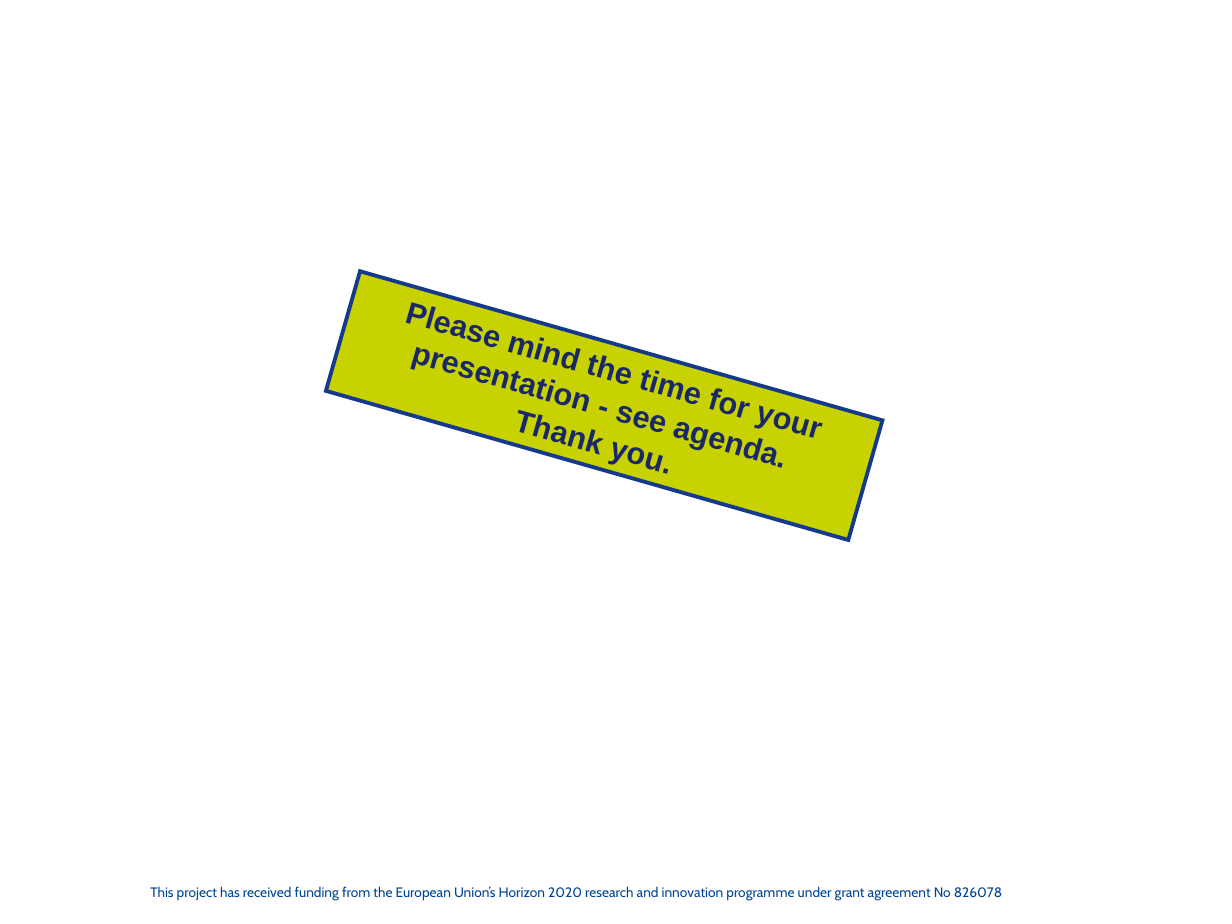
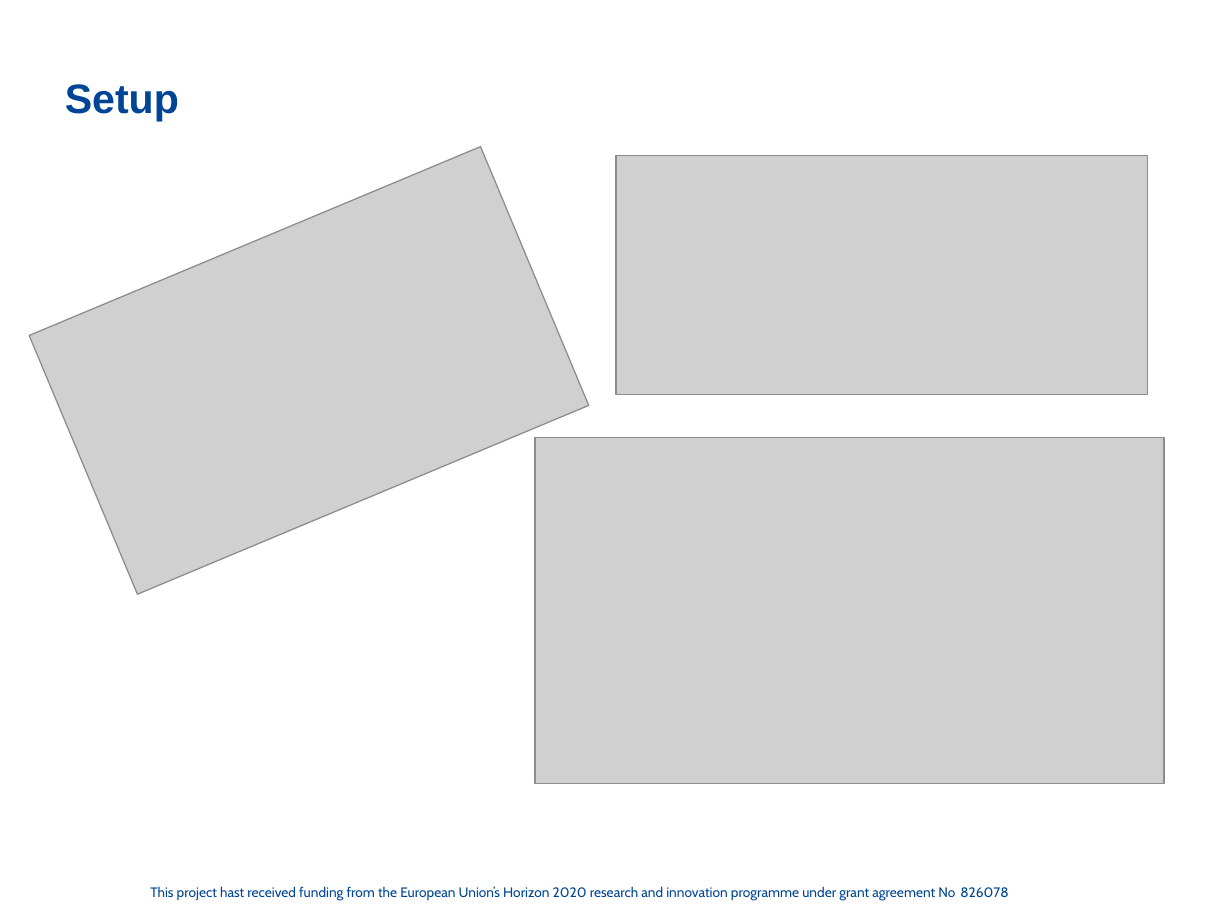
Before and after one commit to cassinius/phd-presentations, a slide deck: slide 11 of 2020/FC_sept_Graphs_LS/FeatureCloud_PPT_WP4_update.pptx (slide 9 before the commit). Drawn at 1232x924 pixels with LibreOffice and Linux fonts; fonts in the diff are those of the drawing; grey boxes stand for pictures; background and template pictures are left out. Boxes give left, top, right and bottom in pixels: in the first picture for what was removed or moved away, otherwise in the second. Text is boxed around its words. In the diff, an @@ line names an element or a change of style, - is before the commit and + after.

```diff
--- a/2020/FC_sept_Graphs_LS/FeatureCloud_PPT_WP4_update.pptx
+++ b/2020/FC_sept_Graphs_LS/FeatureCloud_PPT_WP4_update.pptx
@@ title added at (65, 84, 179, 122), 24 pt, text #004595, bold @@
+Setup
@@ picture added at (29, 147, 588, 595) @@
@@ picture added at (616, 155, 1148, 394) @@
@@ rectangle removed at (326, 272, 883, 540) @@
-Please mind the time for your presentation - see agenda.
-Thank you.
@@ picture added at (535, 437, 1164, 784) @@
@@ text at (150, 886, 1008, 901): text changed @@
-This project has received funding from the European Union’s Horizon 2020 research and innovation programme under grant agreement No 826078
+This project hast received funding from the European Union’s Horizon 2020 research and innovation programme under grant agreement No 826078
```
Also in this commit, not shown: 5 other slides changed, 8 slides added, 3 slides removed, 4 other files.
